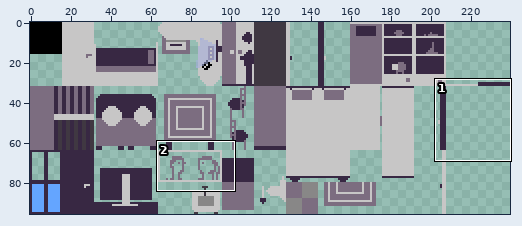
Edited in one commit: sprite sheet (assets/maps/tileset.png). Above: a wide view before the commit, with the close-up outlined.
Close-up. As it was:
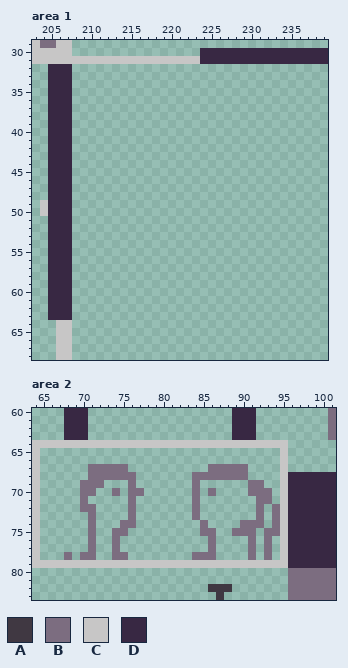
The file is 240x96 pixels. Shown: area 1: x 203..239, y 29..68; area 2: x 64..101, y 60..83.
Palette (. is transparent): A #403842  B #7c6d80  C #c7c6c6  D #382843
Pixels before, area 1, first column x 203:
29 CBBCC................................
30 CCCCC................DDDDDDDDDDDDDDDD
31 CCCCCCCCCCCCCCCCCCCCCDDDDDDDDDDDDDDDD
32 ..DDD................................
33 ..DDD................................
34 ..DDD................................
35 ..DDD................................
36 ..DDD................................
37 ..DDD................................
38 ..DDD................................
39 ..DDD................................
40 ..DDD................................
41 ..DDD................................
42 ..DDD................................
43 ..DDD................................
44 ..DDD................................
45 ..DDD................................
46 ..DDD................................
47 ..DDD................................
48 ..DDD................................
49 .CDDD................................
50 .CDDD................................
51 ..DDD................................
52 ..DDD................................
53 ..DDD................................
54 ..DDD................................
55 ..DDD................................
56 ..DDD................................
57 ..DDD................................
58 ..DDD................................
59 ..DDD................................
60 ..DDD................................
61 ..DDD................................
62 ..DDD................................
63 ..DDD................................
64 ...CC................................
65 ...CC................................
66 ...CC................................
67 ...CC................................
68 ...CC................................
Pixels before, area 2, first column x 64:
60 ....DDD..................DDD.........B
61 ....DDD..................DDD.........B
62 ....DDD..................DDD.........B
63 ....DDD..................DDD.........B
64 CCCCCCCCCCCCCCCCCCCCCCCCCCCCCCCC......
65 C..............................C......
66 C..............................C......
67 C......BBBBB..........BBBBB....C......
68 C......BBBBBB.......BBBBBBB....CDDDDDD
69 C.....BBB...B.......B......BB..CDDDDDD
70 C.....BB..B.BB......B.B....BBB.CDDDDDD
71 C.....B.....B.......B.......BB.CDDDDDD
72 C.....BB....B.......B.......B.BCDDDDDD
73 C......B....B.......B.......B.BCDDDDDD
74 C......B...BB........B....BBB.BCDDDDDD
75 C......B..BB.........BB..BBB.BBCDDDDDD
76 C......B..B...........B....B.B.CDDDDDD
77 C......B..B...........B....B.B.CDDDDDD
78 C...B.BB..BB........BBB....B.B.CDDDDDD
79 CCCCCCCCCCCCCCCCCCCCCCCCCCCCCCCCDDDDDD
80 ................................BBBBBB
81 ................................BBBBBB
82 ......................AAA.......BBBBBB
83 .......................A........BBBBBB
The same view after the edit:
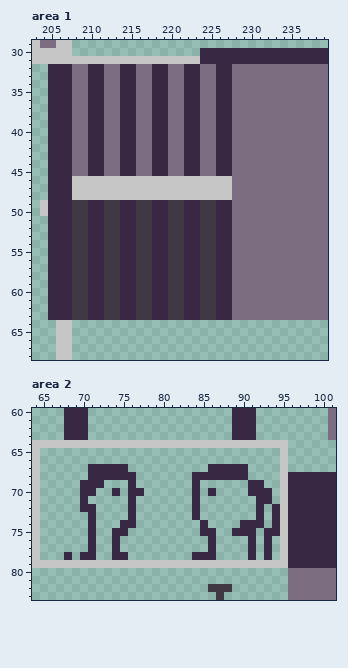
Diff:
Area 1:
The author put colour A in rows 49 to 63 at x 208 to 209, 212 to 213, 216 to 217, 220 to 221 and 224 to 225.
The author put colour B in rows 32 to 45 at x 208 to 209, 212 to 213, 216 to 217, 220 to 221, 224 to 225 and 228 to 239; in rows 46 to 63 at x 228 to 239.
The author put colour C in rows 46 to 48 at x 208 to 227.
The author put colour D in rows 32 to 45 at x 210 to 211, 214 to 215, 218 to 219, 222 to 223 and 226 to 227; in rows 49 to 63 at x 210 to 211, 214 to 215, 218 to 219, 222 to 223 and 226 to 227.
Area 2:
Colour B becomes colour D in row 67 at x 71 to 75 and 86 to 90; in row 68 at x 71 to 76 and 84 to 90; in row 69 at x 70 to 72, 76, 84 and 91 to 92; in row 70 at x 70 to 71, 74, 76 to 77, 84, 86 and 91 to 93; in row 71 at x 70, 76, 84 and 92 to 93; in row 72 at x 70 to 71, 76, 84, 92 and 94.
Colour B becomes colour D in row 73 at x 71, 76, 84, 92 and 94; in row 74 at x 71, 75 to 76, 85, 90 to 92 and 94; in row 75 at x 71, 74 to 75, 85 to 86, 89 to 91 and 93 to 94; in rows 76 to 77 at x 71, 74, 86, 91 and 93; in row 78 at x 68, 70 to 71, 74 to 75, 84 to 86, 91 and 93.
Boxes around the changes in both close-ups, in picture pixels (x1, y1, x2, y2):
added: (72, 64, 328, 320)
changed: (64, 464, 144, 560)
changed: (192, 464, 280, 560)
